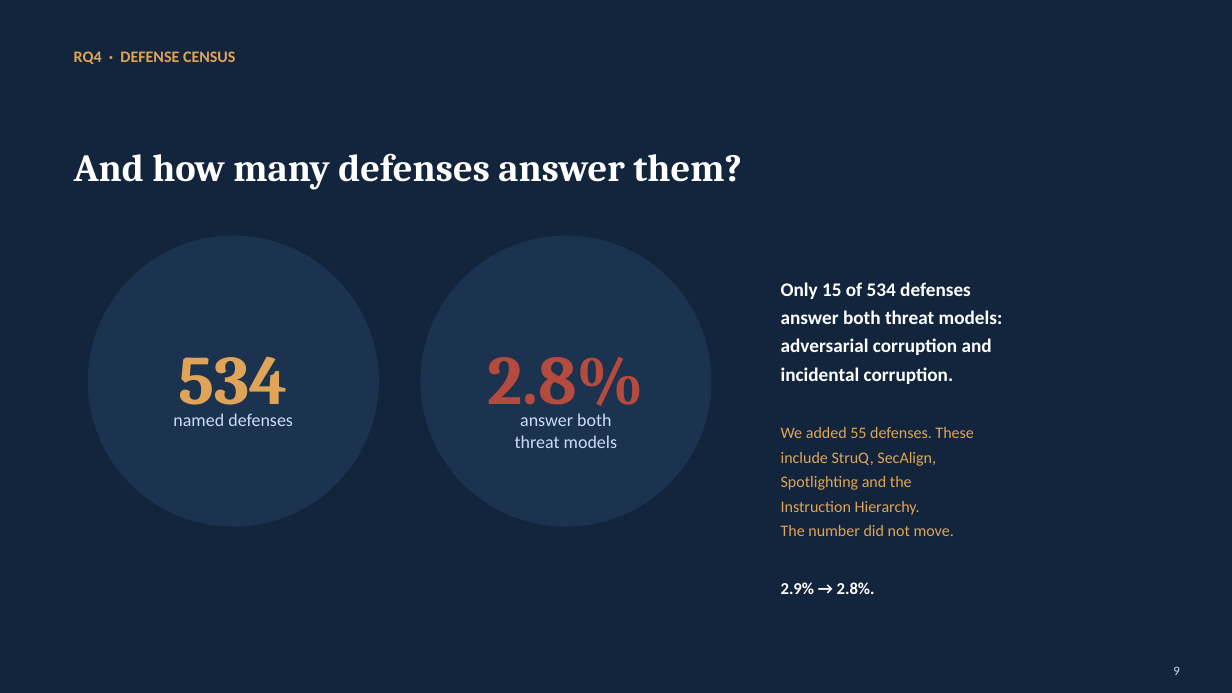
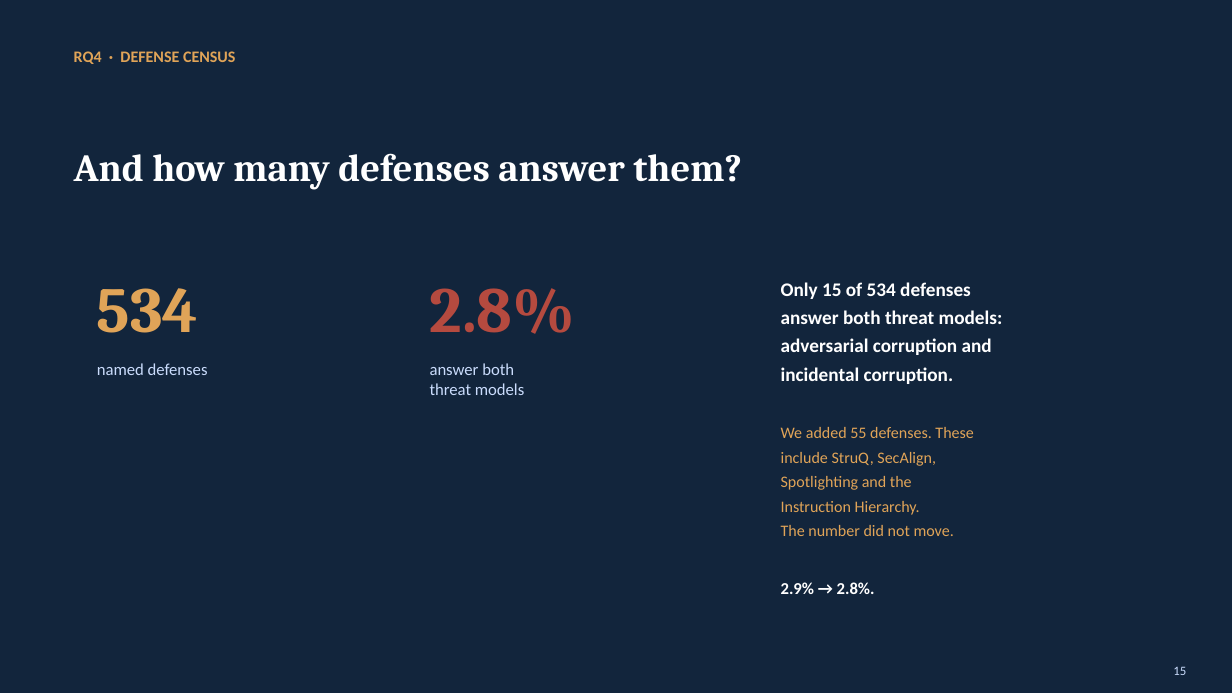
Before and after one commit to Nyamtulla/context_poison, a slide deck: slide 15 of context_sok_results_presentation.pptx (slide 9 before the commit). Drawn at 1232x693 pixels with LibreOffice and Linux fonts; fonts in the diff are those of the drawing. Boxes give left, top, right and bottom in pixels: in the first picture for what was removed or moved away, otherwise in the second. Text is boxed around its words. In the diff, an @@ line names an element or a change of style, - is before the commit and + after.

```diff
--- a/context_sok_results_presentation.pptx
+++ b/context_sok_results_presentation.pptx
@@ ellipse removed at (88, 236, 379, 527) @@
@@ ellipse removed at (421, 236, 712, 527) @@
@@ text "534": place and size @@
-text "534" at (179, 357, 289, 418)
+text "534" at (97, 288, 198, 333)
@@ text "534" at (97, 288, 198, 333): size 54 to 50 pt; alignment centre to left @@
@@ text "2.8%" at (430, 288, 576, 334): size 54 to 50 pt; alignment centre to left @@
@@ text "2.8%": place and size @@
-text "2.8%" at (487, 357, 644, 418)
+text "2.8%" at (430, 288, 576, 334)
@@ text "named defenses": place and size @@
-text "named defenses" at (173, 413, 293, 426)
+text "named defenses" at (97, 363, 208, 375)
@@ text "named defenses" at (97, 363, 208, 375): size 14 to 13 pt; alignment centre to left @@
@@ text "answer both" at (430, 363, 524, 395): size 14 to 13 pt; alignment centre to left @@
@@ text "answer both": place and size @@
-text "answer both" at (515, 413, 617, 448)
+text "answer both" at (430, 363, 524, 395)
@@ text at (1173, 666, 1186, 675): text changed @@
-9
+15
```
Also in this commit, not shown: 24 other slides changed, 7 slides added, 2 other files.
